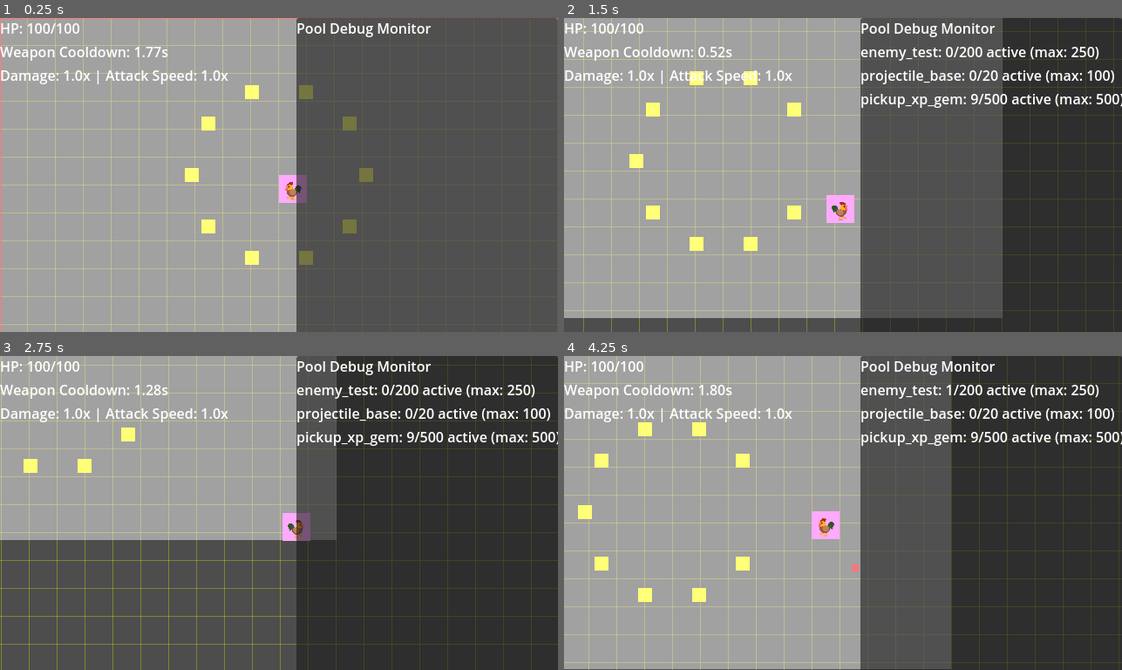
Above: before the commit, frames 1-4 (two rows, left to right).
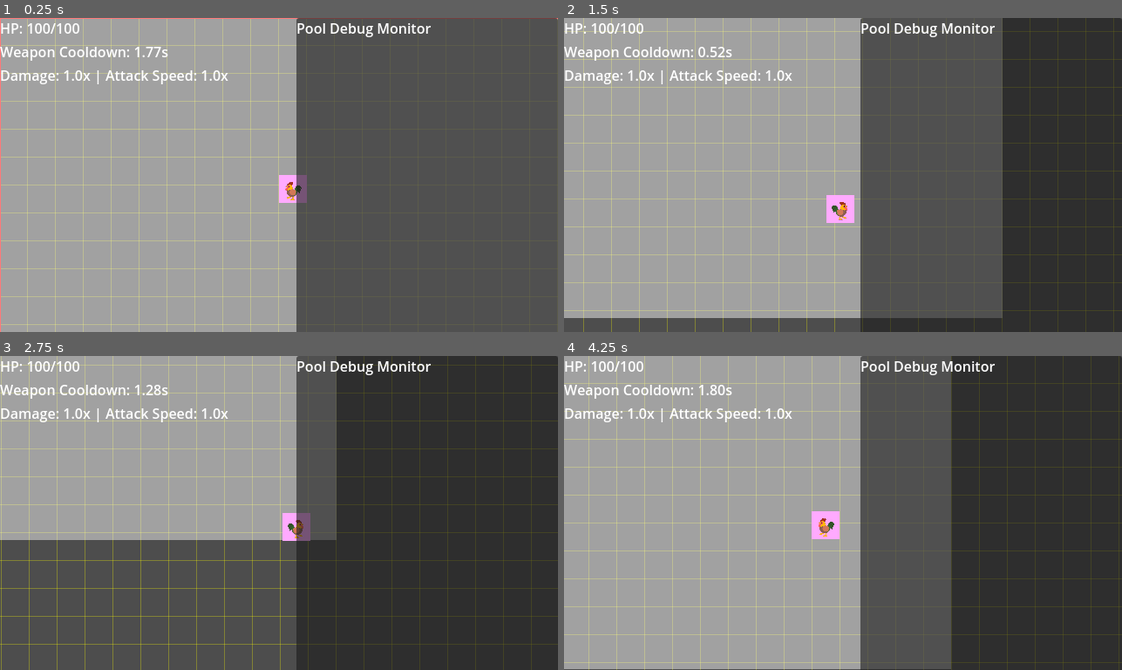
Above: after the commit, the same moments.

Repository: thejoshyee/sarimanok-game
Game: Godot game, scene res://main.tscn
Same seed, same stepped clock (60 frames per second), same inputs: the game is played once before the commit and once after it.
Inputs:
- Up to frame 1 (0.25 s): no input
- Up to frame 2 (1.5 s): tap Enter (ui_accept) at 0.5, 0.77 s; hold Right (move_right) 0.53-1.28 s; hold S (move_down) from 1.28 s (still down)
- Up to frame 3 (2.75 s): tap Enter (ui_accept) at 1.52 s; release S (move_down) at 2.03 s; hold Right (move_right) from 2.03 s (still down)
- Up to frame 4 (4.25 s): release Right (move_right) at 2.78 s; hold Up (move_up) 2.78-3.53 s; tap Enter (ui_accept) at 3.02, 3.77 s; hold A (move_left) from 3.53 s (still down)

The runs differ from the first frame. In frame 1, 1.1% of the frame differs, in the area x 33-67%, y 21-79%; in frame 2, 3.0%; in frame 3, 2.4%; in frame 4, 3.1%, in the area x 2-100%, y 9-79%.

Commit message:
feat: add enemy scaling functions for progressive difficulty

Diff:
--- a/game/main.tscn
+++ b/game/main.tscn
@@ -1,13 +1,10 @@
-[gd_scene load_steps=13 format=3 uid="uid://cxqxr03wo51p8"]
+[gd_scene load_steps=10 format=3 uid="uid://cxqxr03wo51p8"]
 
 [ext_resource type="Script" uid="uid://bknm7mckcoe48" path="res://scripts/main.gd" id="1_ig7tw"]
 [ext_resource type="PackedScene" uid="uid://cpkbwqsncisvf" path="res://scenes/player/player.tscn" id="2_0xm2m"]
-[ext_resource type="Script" uid="uid://dnolhjriaskgh" path="res://resources/pool_config.gd" id="2_272bh"]
-[ext_resource type="Resource" uid="uid://cwo11ojx1iw81" path="res://resources/test_enemy_pool.tres" id="3_5vw27"]
 [ext_resource type="PackedScene" uid="uid://cg2j7pspt52yr" path="res://scenes/ui/pause_menu.tscn" id="3_h2yge"]
-[ext_resource type="Resource" uid="uid://3binpwgvdws0" path="res://resources/base_projectile_pool.tres" id="4_4c57u"]
-[ext_resource type="Resource" uid="uid://bharnwex5kijy" path="res://resources/xp_gem_pool.tres" id="5_4c57u"]
 [ext_resource type="PackedScene" uid="uid://bib7nigil0j4a" path="res://scenes/ui/pool_debug_overlay.tscn" id="8_5vw27"]
+[ext_resource type="Script" uid="uid://b3gaeftcrstfh" path="res://scripts/enemies/spawn_manager.gd" id="8_kek77"]
 [ext_resource type="PackedScene" uid="uid://dk4w6bjsr8gca" path="res://scenes/ui/grid_debug_overlay.tscn" id="9_kek77"]
 [ext_resource type="PackedScene" uid="uid://dvdy2n5irl835" path="res://scenes/ui/level_up_panel.tscn" id="11_dg77c"]
 [ext_resource type="PackedScene" uid="uid://dmf2r32mowlp1" path="res://scenes/ui/hud.tscn" id="11_efxa6"]
@@ -17,7 +14,6 @@
 
 [node name="Node2D" type="Node2D"]
 script = ExtResource("1_ig7tw")
-pool_configs = Array[ExtResource("2_272bh")]([ExtResource("3_5vw27"), ExtResource("4_4c57u"), ExtResource("5_4c57u")])
 
 [node name="ColorRect" type="ColorRect" parent="."]
 offset_right = 640.0
@@ -49,4 +45,6 @@
 [node name="HUD" parent="." instance=ExtResource("11_efxa6")]
 
 [node name="LevelUpPanel" parent="." instance=ExtResource("11_dg77c")]
-process_mode = 3
+
+[node name="SpawnManager" type="Node" parent="."]
+script = ExtResource("8_kek77")
--- /dev/null
+++ b/game/scripts/enemies/spawn_manager.gd
@@ -0,0 +1,18 @@
+extends Node
+
+
+# Calculate scaled HP based on elapsed time
+# WHY: Enemies get 5% more HP every 5 minutes for progressive difficulty
+# base_hp: Starting HP value for this enemy type
+# elapsed_minutes: How many minutes into the run
+func get_scaled_hp(base_hp: int, elapsed_minutes: float) -> int:
+	var scale = 1.0 + (elapsed_minutes / 5.0) * 0.05 # +5% per 5min
+	return int(base_hp * scale)
+
+# Calculate scaled damage based on elapsed time
+# WHY: Enemies deal 3% more damage every 5 minutes (slower than HP scaling)
+# base_damage: starting damage value for this enemy type
+# elapsed_minutes: How many minutes into the run
+func get_scaled_damage(base_damage: int, elapsed_minutes: float) -> int:
+	var scale = 1.0 + (elapsed_minutes / 5.0) * 0.03 # +3% per 5min
+	return int(base_damage * scale)
Not shown, added: game/scripts/enemies/spawn_manager.gd.uid
Not shown, changed: .taskmaster/tasks/tasks.json
